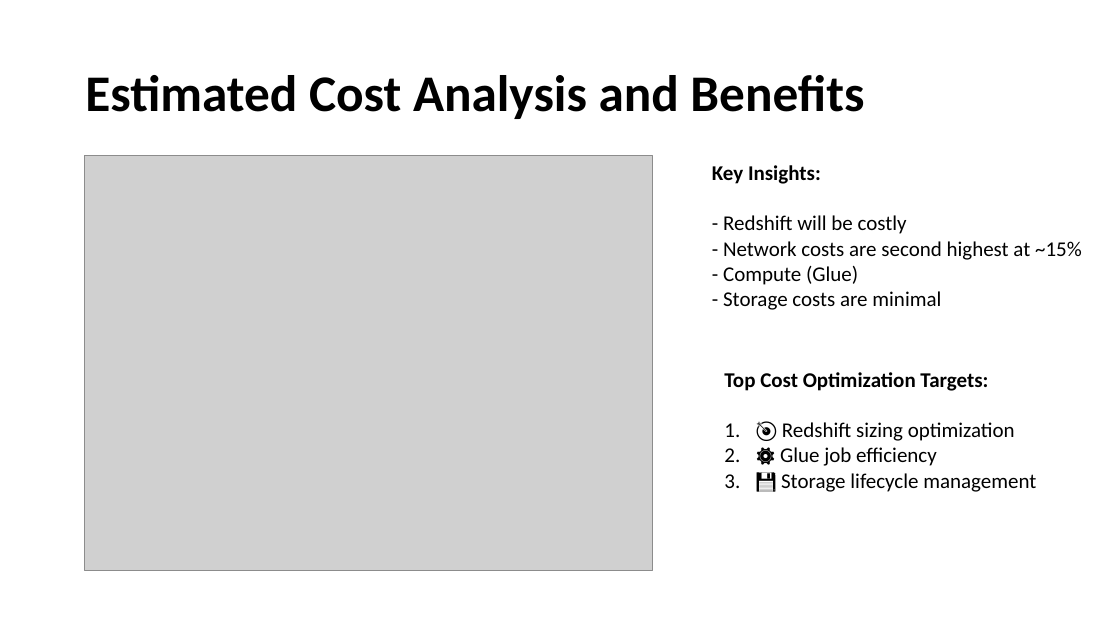
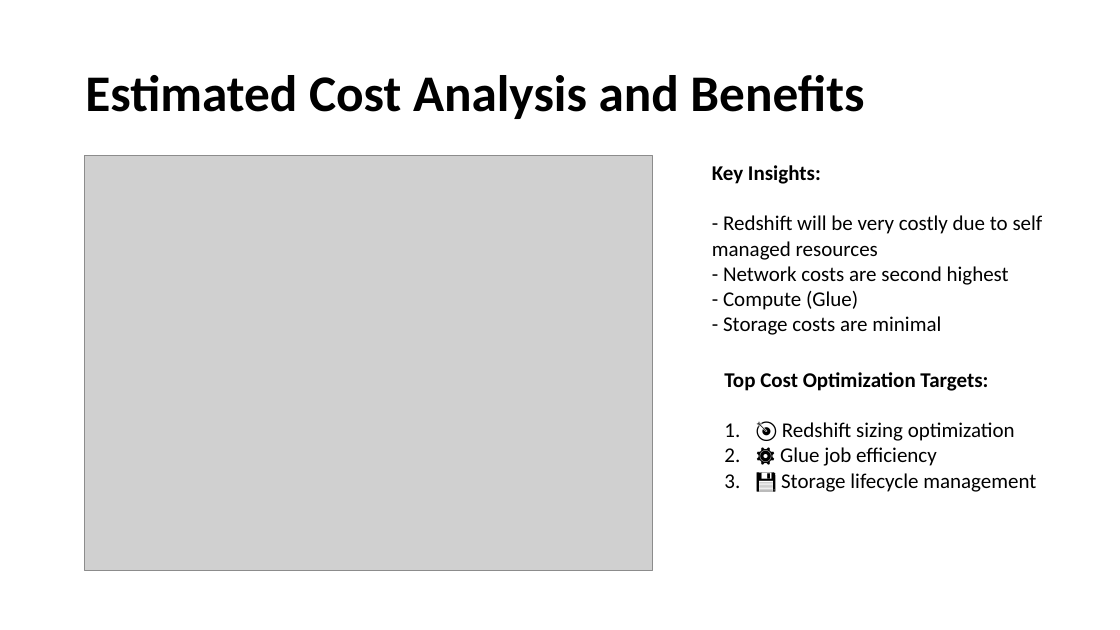
Before and after one commit to suranimayur/pptprtere, a slide deck: slide 3 of Modern Data Architecture Solution in HDFC Bank 01.pptx. Drawn at 1120x630 pixels with LibreOffice and Linux fonts; fonts in the diff are those of the drawing; grey boxes stand for pictures. Boxes give left, top, right and bottom in pixels: in the first picture for what was removed or moved away, otherwise in the second. Text is boxed around its words. In the diff, an @@ line names an element or a change of style, - is before the commit and + after.

```diff
--- a/Modern Data Architecture Solution in HDFC Bank 01.pptx
+++ b/Modern Data Architecture Solution in HDFC Bank 01.pptx
@@ text at <box>712,215,1043,285</box>: text changed @@
-- Redshift will be costly
-- Network costs are second highest at ~15%
+- Redshift will be very costly due to self managed resources
+- Network costs are second highest
```
Also in this commit, not shown: 2 other slides changed.
